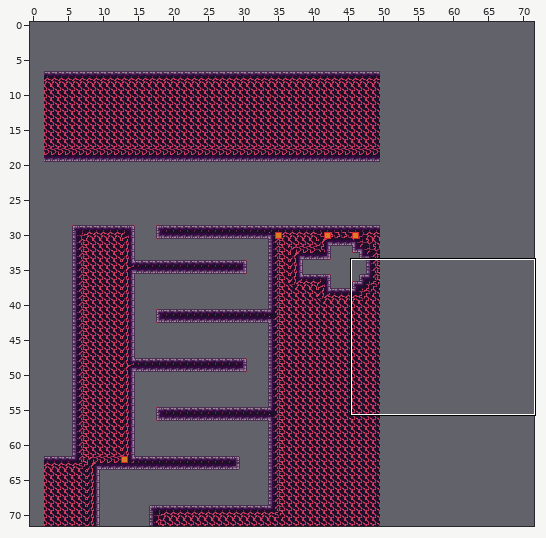
An edit to a level. Tiled map, mapping_tools/tilemaps/fire1a.tmx. The first picture is a wide view before the edit; the outline marks the close-up.
Close-up. Before the commit:
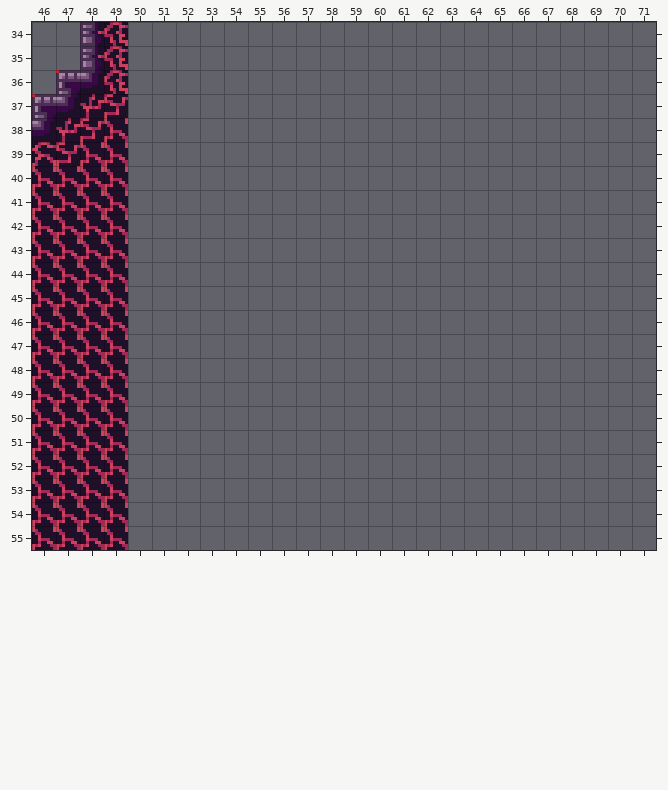
Cells are 8x8 px. Shown: x 46..71, y 34..55. The commit also changed other parts of the map, which this record leaves out. The old version is drawn lined up with the new one. Layer "entity" is drawn -13,-5 px off the grid.
The same view after the edit:
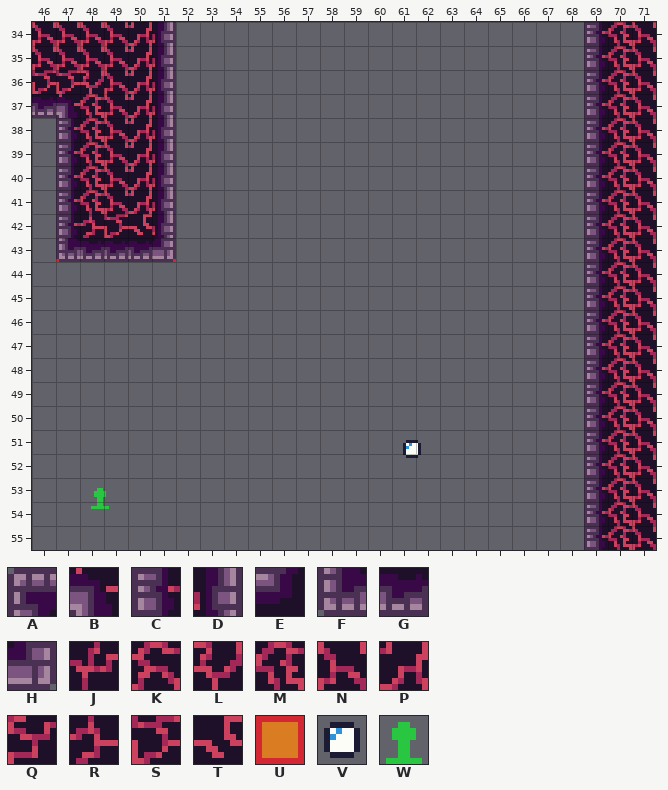
Key: from "fire": A 0, B 4, C 13, D 15, E 17, F 26, G 27, H 28, J 49, K 50, L 61, M 62, N 63, P 64, Q 74, R 75, S 76, T 77; from "tools": U 1 "ground", V 7 "Bubble", W 19 "Checkpoint".
_ is an empty cell, # one hidden under a higher layer.
From old to new:
map size 48x80 -> 72x72 cells (old content now starts at 2,-8; both pictures use the new coordinates)
Layer "draft":
y 38..42: x 46 # -> _
y 43: x 46 # -> _; x 51 _ -> U
y 44..55: x 46..49 #### -> ____
Layer "entity":
y 52: x 63 _ -> V
y 54: x 50 _ -> W
Layer "map":
y 34..35: x 46..51 __CM__ -> NNNNPD; x 69..71 ___ -> CMN
y 36: x 46..51 _AEM__ -> SSLNPD; x 69..71 ___ -> CMN
y 37: x 46..51 AEJQ__ -> GBMNPD; x 69..71 ___ -> CMN
y 38: x 46..48 EJQ -> _CM; x 50..51 __ -> PD; x 69..71 ___ -> CMN
y 39: x 46..48 KQN -> _CM; x 50..51 __ -> PD; x 69..71 ___ -> CMN
y 40..41: x 46..48 NNN -> _CM; x 50..51 __ -> PD; x 69..71 ___ -> CMN
y 42: x 46..51 NNNN__ -> _CRSTD; x 69..71 ___ -> CMN
y 43: x 46..51 NNNN__ -> _FGGGH; x 69..71 ___ -> CMN
y 44..55: x 46..49 NNNN -> ____; x 69..71 ___ -> CMN
Boxes around the changes in both close-ups, in picture pixels (x1, y1, x2, y2):
changed: (32, 22, 176, 550)
added: (584, 22, 656, 550)
added: (403, 440, 421, 458)
